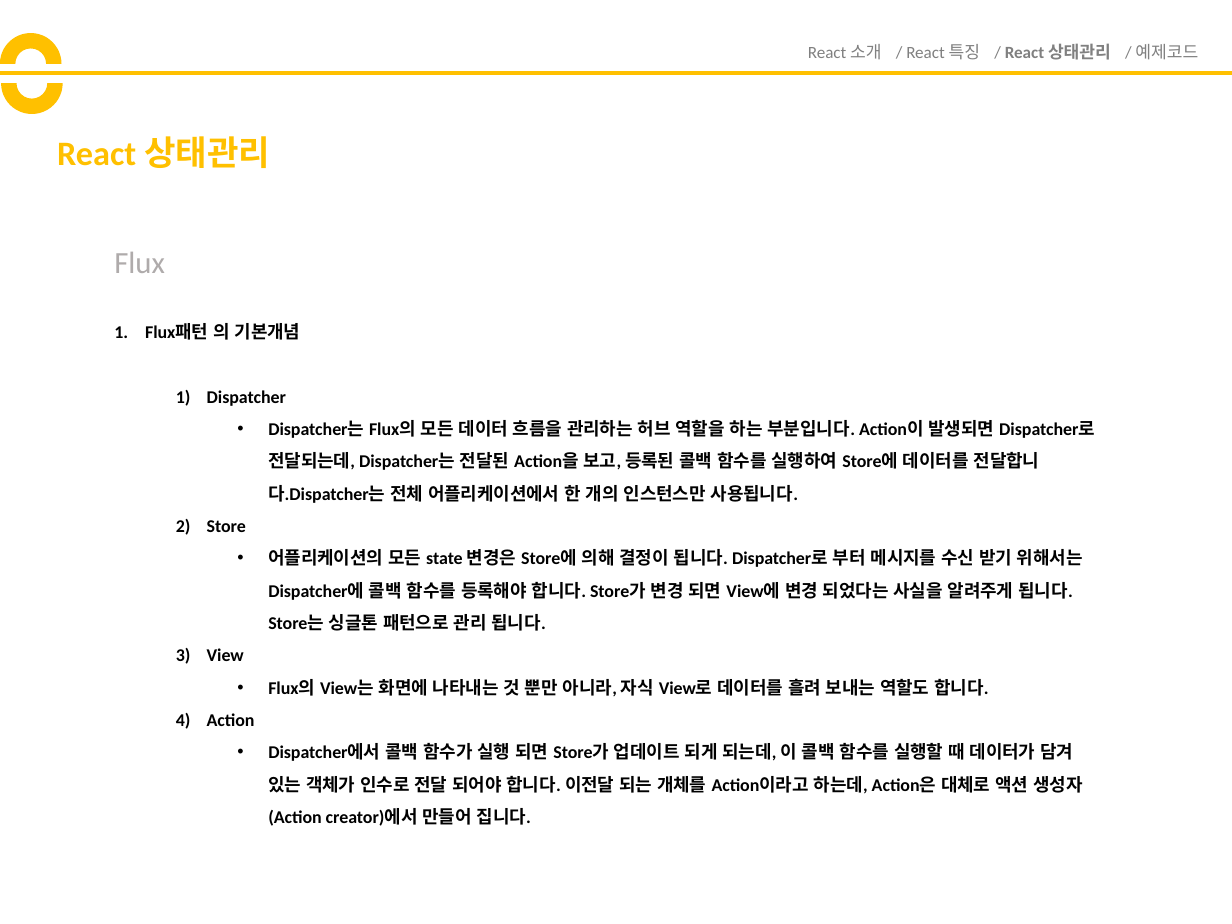
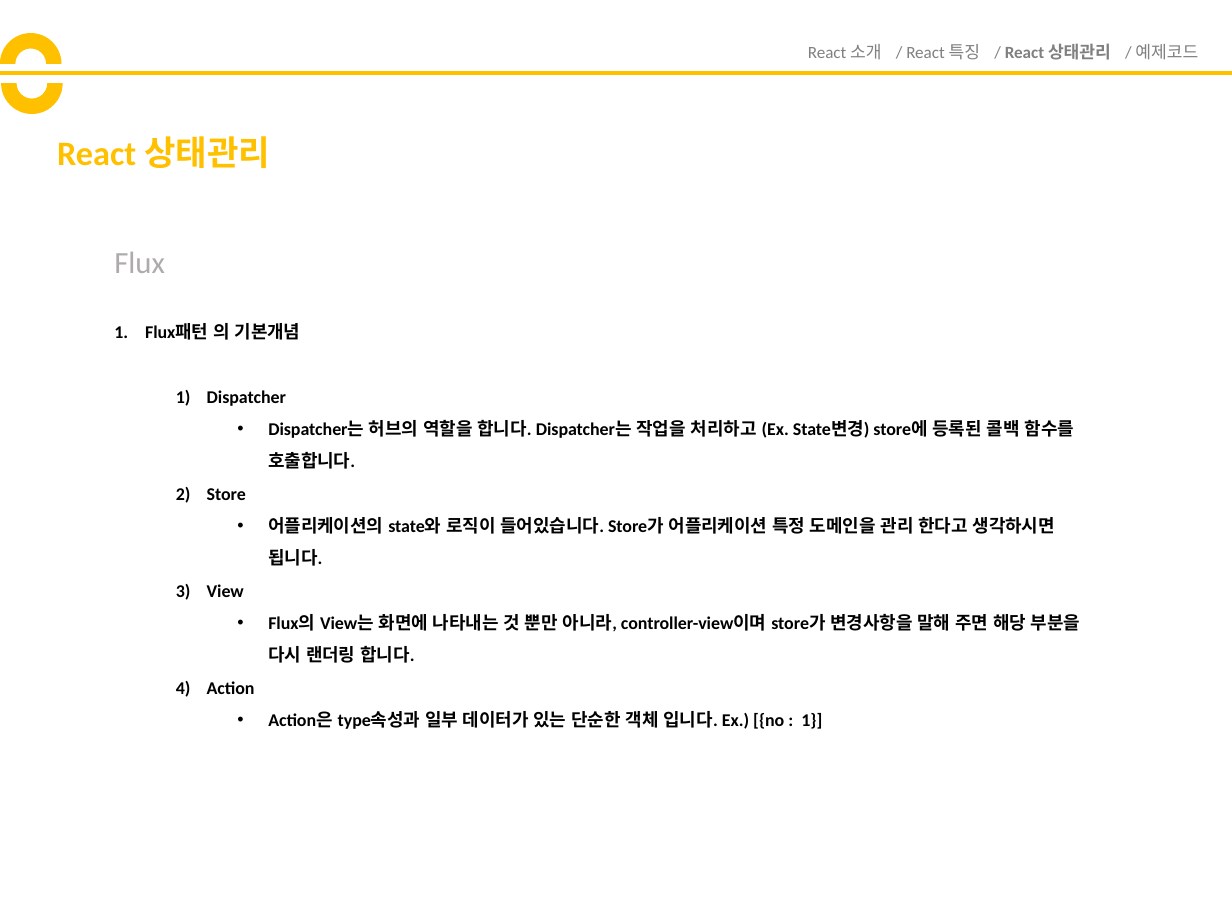
Before and after one commit to yuhyunjae12/ReactStudy, a slide deck: slide 11 of React발표자료.pptx (slide 9 before the commit). Drawn at 1232x924 pixels with LibreOffice and Linux fonts; fonts in the diff are those of the drawing. Boxes give left, top, right and bottom in pixels: in the first picture for what was removed or moved away, otherwise in the second. Text is boxed around its words. In the diff, an @@ line names an element or a change of style, - is before the commit and + after.

```diff
--- a/React발표자료.pptx
+++ b/React발표자료.pptx
@@ text at (268, 420, 1074, 469): text changed @@
-    • Dispatcher는 Flux의 모든 데이터 흐름을 관리하는 허브 역할을 하는 부분입니다. Action이 발생되면 Dispatcher로 전달되는데, Dispatcher는 전달된 Action을 보고, 등록된 콜백 함수를 실행하여 Store에 데이터를 전달합니다.Dispatcher는 전체 어플리케이션에서 한 개의 인스턴스만 사용됩니다.
+    • Dispatcher는 허브의 역할을 합니다. Dispatcher는 작업을 처리하고 (Ex. State변경) store에 등록된 콜백 함수를 호출합니다.
@@ text at (268, 517, 1055, 566): text changed @@
-    • 어플리케이션의 모든 state 변경은 Store에 의해 결정이 됩니다. Dispatcher로 부터 메시지를 수신 받기 위해서는 Dispatcher에 콜백 함수를 등록해야 합니다. Store가 변경 되면 View에 변경 되었다는 사실을 알려주게 됩니다. Store는 싱글톤 패턴으로 관리 됩니다.
+    • 어플리케이션의 state와 로직이 들어있습니다. Store가 어플리케이션 특정 도메인을 관리 한다고 생각하시면 됩니다.
@@ text at (268, 614, 1080, 663): text changed @@
-    • Flux의 View는 화면에 나타내는 것 뿐만 아니라, 자식 View로 데이터를 흘려 보내는 역할도 합니다.
+    • Flux의 View는 화면에 나타내는 것 뿐만 아니라, controller-view이며 store가 변경사항을 말해 주면 해당 부분을 다시 랜더링 합니다.
@@ text at (268, 711, 822, 729): text changed @@
-    • Dispatcher에서 콜백 함수가 실행 되면 Store가 업데이트 되게 되는데, 이 콜백 함수를 실행할 때 데이터가 담겨 있는 객체가 인수로 전달 되어야 합니다. 이전달 되는 개체를 Action이라고 하는데, Action은 대체로 액션 생성자(Action creator)에서 만들어 집니다.
+    • Action은 type속성과 일부 데이터가 있는 단순한 객체 입니다. Ex.) [{no : 1}]
```
Also in this commit, not shown: 3 other slides changed.
